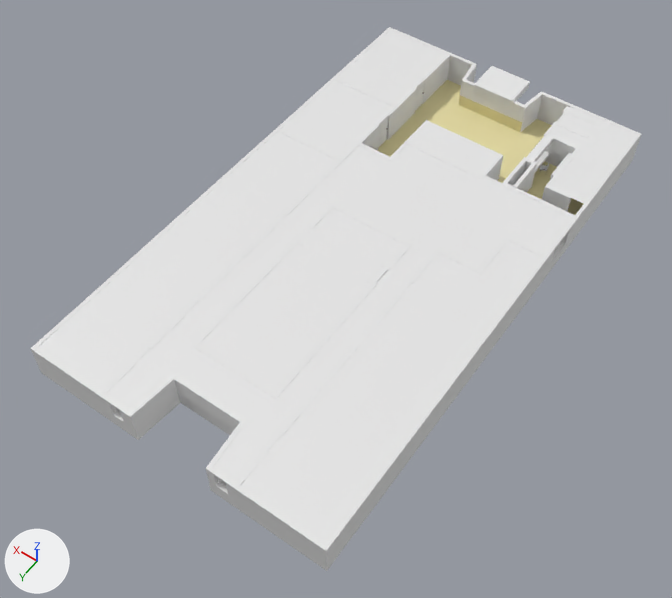
One commit to the FBX model Assets/Scenes/LOBBY/LOBBY.fbx: the scene before it, then after it.
Both versions are drawn from a 50 mm lens placed at (-22.1, 53.4, 47.1), pointed at (-0.1, 22.6, -1.3). The axes (+X, +Y, +Z) are drawn at lower left. The lights are the same throughout. Where no turn or scale is listed for an object, it has been applied to the vertices. Vertices at the same position are counted once.

The first picture shows 'Entrance', 'FogPlanes.004', 'FogPlanes.005', 'FogPlanes.006', 'FogPlanes.007', 'FogPlanes.008', 'FogPlanes.009', 'FogPlanes.010', 'FogPlanes.014', 'LOBBY', 'LOBBY_Layout'.
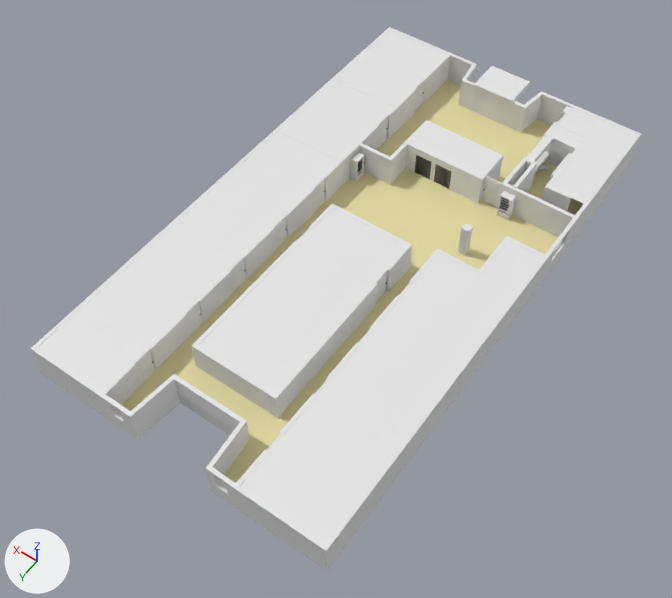
The change in detail:
me_plane_032 has 848 vertices, 784 faces and spans x -8.6..12.4, y -14.2..23.5, z -3.1..-0.4.
me_plane_032 is used by ob_lobby_layout; location (-1.9, 14.72, 2.73).
me_plane_032 part 2: 82 of the faces centred in x -2.8..6.8, y 3.8..7.9, z -3.1..-2.5 switch from mat_vertex_rough (white #e7e7e7) to mat_floor (beige #e7dda4).
me_plane_032 part 3: 28 of the faces centred in x -2.8..6.8, y 12.8..23.4, z -2.8..-2.5 switch from mat_vertex_rough (white #e7e7e7) to mat_floor (beige #e7dda4).
me_cube_043 has 488 vertices, 492 faces and spans x -10.7..10.7, y 0.3..38.3, z -0.5..2.3.
me_cube_043 is used by ob_lobby; location (0.0, 0.0, 0.0).
me_cube_043 part 1: all 2 faces centred in x 0.0, y 2.4..2.6, z 0.3..0.5 switch from mat_floor (beige #e7dda4) to mat_vertex (white #e7e7e7).
Mesh me_cube_043_1 is new.
It has 60 vertices, 60 faces and spans x -2.28..0.65, y -0.07..0.07, z -1.11..0.68.
It uses material mat_vertex_metal (grey #737373).
Object 'FogPlanes.014' (ob_fogplanes_014) is deleted.
Object 'Elevator0.2' (ob_elevator0_2) is new; it shows me_cube_043_1.
Its location is (0.82, 10.66, 1.1).

Boxes [x1, y1, x2, y2] around the edits, measured in the pictures (672 x 598 px):
'FogPlanes.014', deleted
    before: [106, 144, 573, 483]
'Elevator0.2', added
    after: [415, 155, 452, 189]
part 1 of me_cube_043, recoloured
    both: [459, 95, 522, 132]
part 2 of me_plane_032, recoloured
    after: [274, 227, 408, 312]
part 3 of me_plane_032, recoloured (beige)
    after: [118, 252, 382, 484]
'LOBBY_doors.008', unchanged, uncovered by the edit
    before: [134, 177, 411, 450]
    after: [134, 177, 411, 451]
